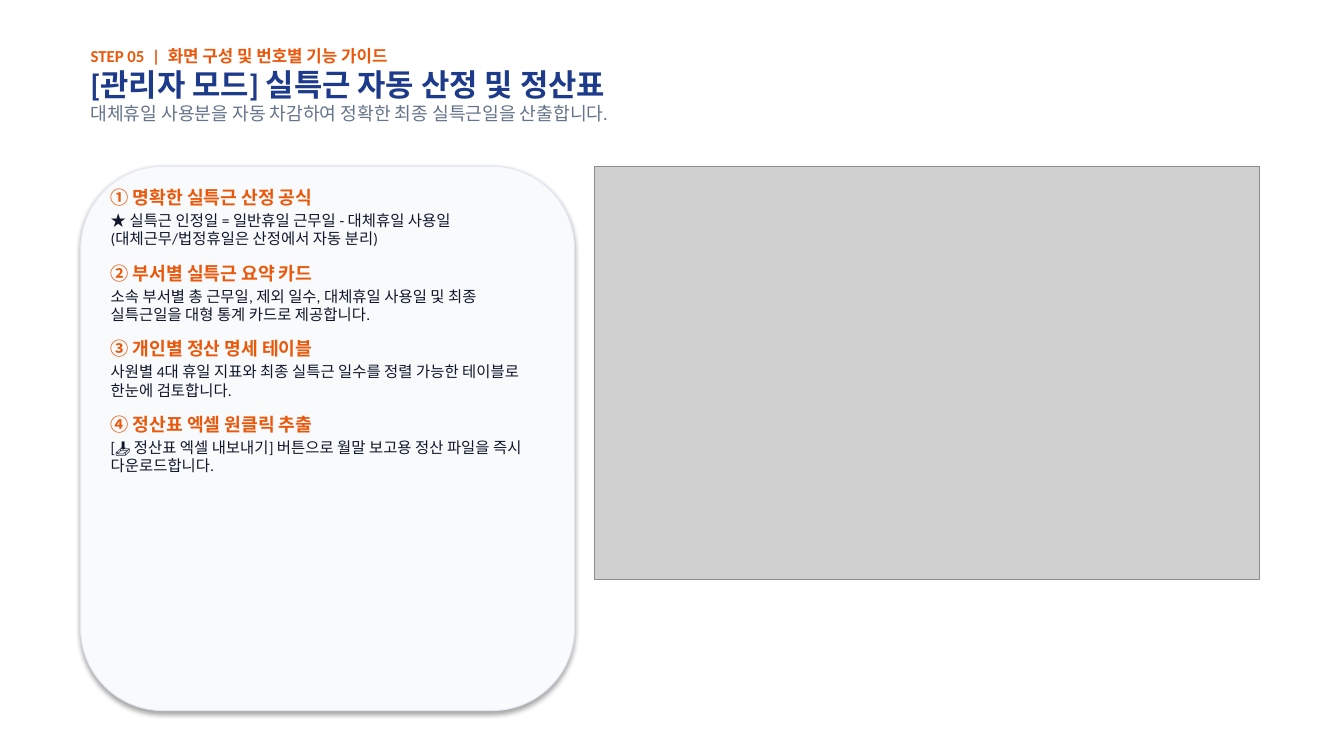
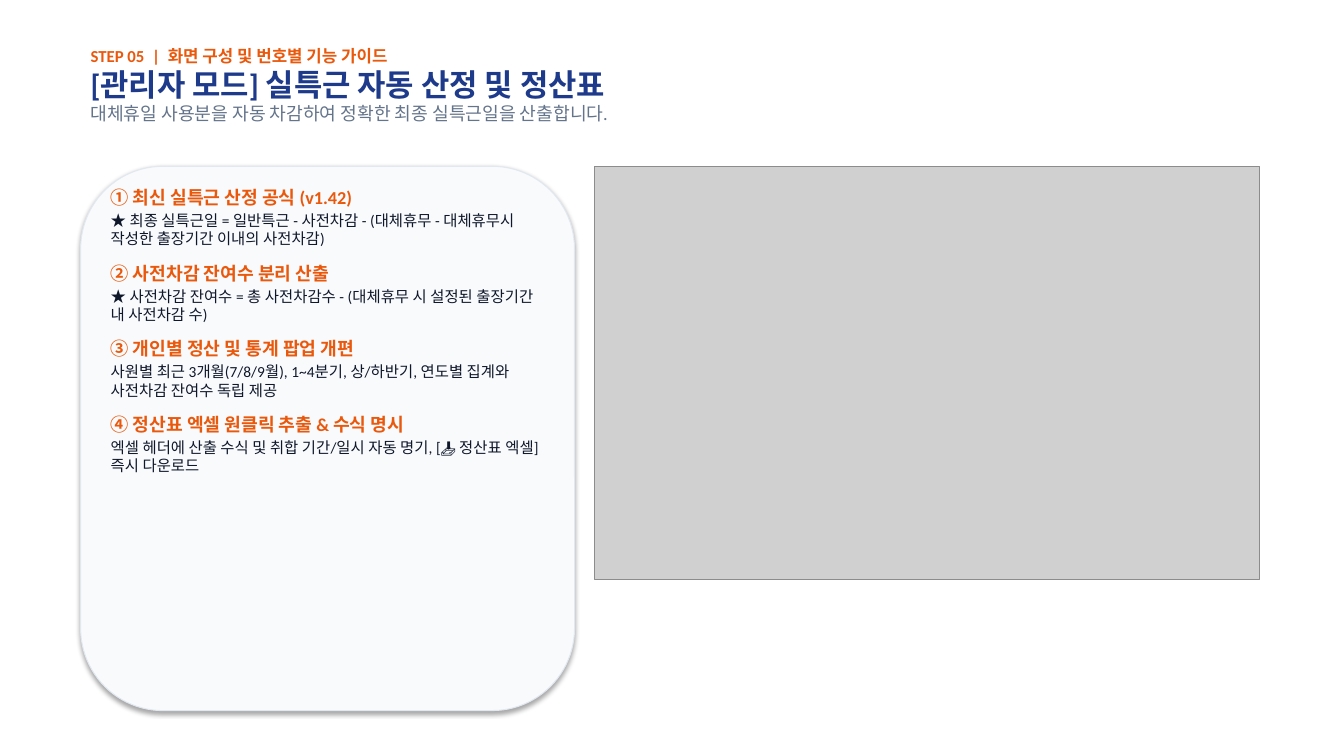
Before and after one commit to rorma34-lab/team-overtime-manager, a slide deck: slide 6 of Overtime_Admin_Manual.pptx. Drawn at 1344x756 pixels with LibreOffice and Linux fonts; fonts in the diff are those of the drawing; grey boxes stand for pictures. Boxes give left, top, right and bottom in pixels: in the first picture for what was removed or moved away, otherwise in the second. Text is boxed around its words. In the diff, an @@ line names an element or a change of style, - is before the commit and + after.

```diff
--- a/Overtime_Admin_Manual.pptx
+++ b/Overtime_Admin_Manual.pptx
@@ text at [111, 188, 538, 473]: text changed @@
-① 명확한 실특근 산정 공식
-★ 실특근 인정일 = 일반휴일 근무일 - 대체휴일 사용일 (대체근무/법정휴일은 산정에서 자동 분리)
-② 부서별 실특근 요약 카드
-소속 부서별 총 근무일, 제외 일수, 대체휴일 사용일 및 최종 실특근일을 대형 통계 카드로 제공합니다.
-③ 개인별 정산 명세 테이블
-사원별 4대 휴일 지표와 최종 실특근 일수를 정렬 가능한 테이블로 한눈에 검토합니다.
-④ 정산표 엑셀 원클릭 추출
-[📥 정산표 엑셀 내보내기] 버튼으로 월말 보고용 정산 파일을 즉시 다운로드합니다.
+① 최신 실특근 산정 공식 (v1.42)
+★ 최종 실특근일 = 일반특근 - 사전차감 - (대체휴무 - 대체휴무시 작성한 출장기간 이내의 사전차감)
+② 사전차감 잔여수 분리 산출
+★ 사전차감 잔여수 = 총 사전차감수 - (대체휴무 시 설정된 출장기간 내 사전차감 수)
+③ 개인별 정산 및 통계 팝업 개편
+사원별 최근 3개월(7/8/9월), 1~4분기, 상/하반기, 연도별 집계와 사전차감 잔여수 독립 제공
+④ 정산표 엑셀 원클릭 추출 & 수식 명시
+엑셀 헤더에 산출 수식 및 취합 기간/일시 자동 명기, [📥 정산표 엑셀] 즉시 다운로드
```
Also in this commit, not shown: 2 other slides changed, 11 other files.
